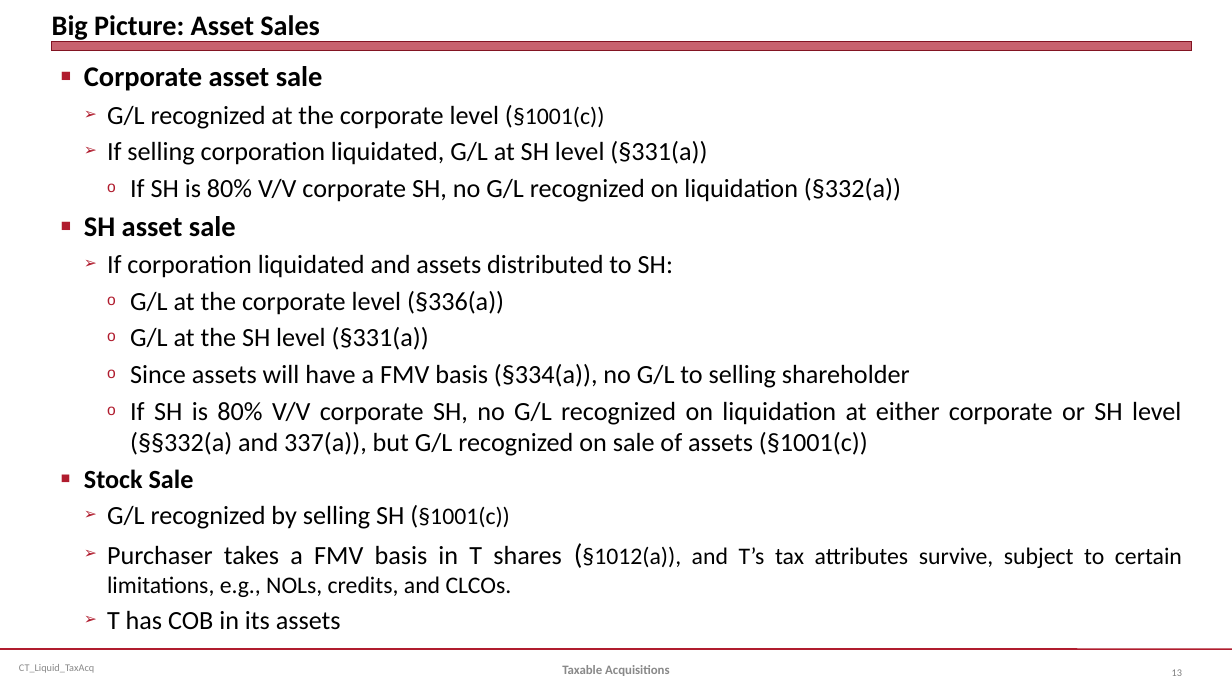
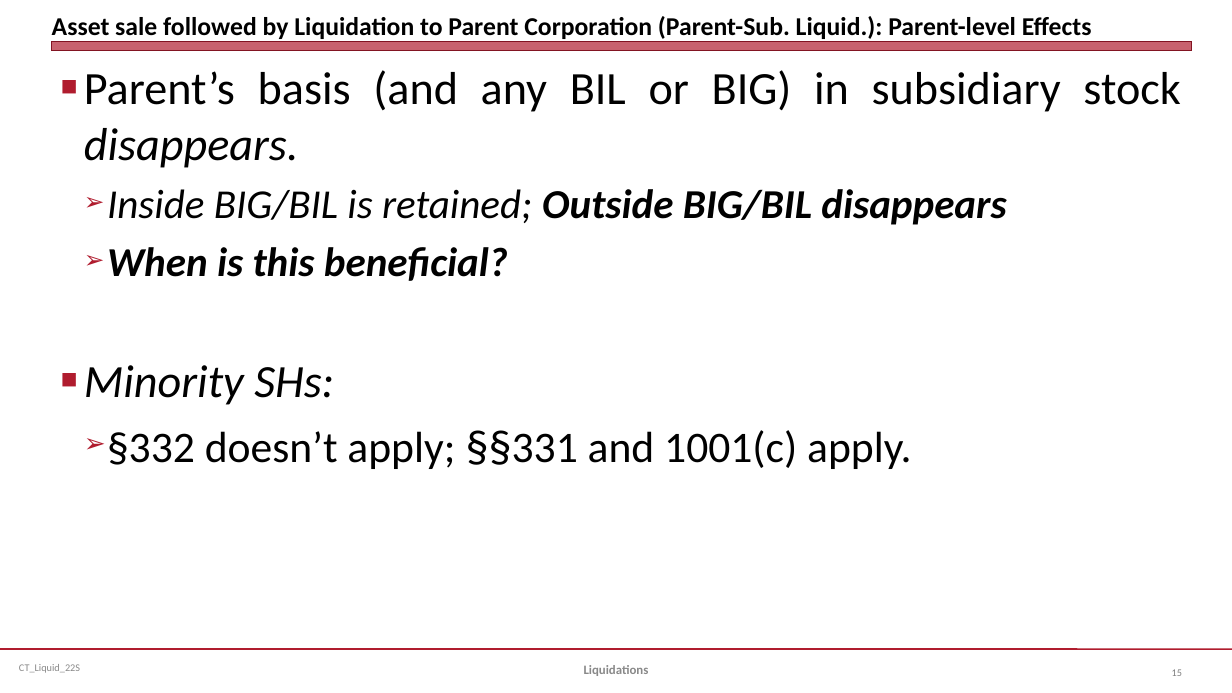
Before and after one commit to jmc877/Corporate-Tax, a slide deck: slide 15 of slides/CT_Liquid_22S.pptx (slide 13 before the commit). Drawn at 1232x693 pixels with LibreOffice and Linux fonts; fonts in the diff are those of the drawing. Boxes give left, top, right and bottom in pixels: in the first picture for what was removed or moved away, otherwise in the second. Text is boxed around its words. In the diff, an @@ line names an element or a change of style, - is before the commit and + after.

```diff
--- a/slides/CT_Liquid_22S.pptx
+++ b/slides/CT_Liquid_22S.pptx
@@ title at (52,16,1092,39): text changed; size 22 to 20 pt @@
-Big Picture: Asset Sales
+Asset sale followed by Liquidation to Parent Corporation (Parent-Sub. Liquid.): Parent-level Effects
@@ text at (84,70,1180,469): text changed; size 20.4 to 36 pt; italic on @@
-■ Corporate asset sale
-  ➢ G/L recognized at the corporate level (§1001(c))
-  ➢ If selling corporation liquidated, G/L at SH level (§331(a))
-    o If SH is 80% V/V corporate SH, no G/L recognized on liquidation (§332(a))
-■ SH asset sale
-  ➢ If corporation liquidated and assets distributed to SH:
-    o G/L at the corporate level (§336(a))
-    o G/L at the SH level (§331(a))
-    o Since assets will have a FMV basis (§334(a)), no G/L to selling shareholder
-    o If SH is 80% V/V corporate SH, no G/L recognized on liquidation at either corporate or SH level (§§332(a) and 337(a)), but G/L recognized on sale of assets (§1001(c))
-■ Stock Sale
-  ➢ G/L recognized by selling SH (§1001(c))
-  ➢ Purchaser takes a FMV basis in T shares (§1012(a)), and T’s tax attributes survive, subject to certain limitations, e.g., NOLs, credits, and CLCOs.
-  ➢ T has COB in its assets
+■ Parent’s basis (and any BIL or BIG) in subsidiary stock disappears.
+  ➢ Inside BIG/BIL is retained; Outside BIG/BIL disappears
+  ➢ When is this beneficial?
+■ Minority SHs:
+  ➢ §332 doesn’t apply; §§331 and 1001(c) apply.
@@ text at (19,664,80,673): text changed @@
-CT_Liquid_TaxAcq
+CT_Liquid_22S
@@ text at (584,665,649,676): text changed @@
-Taxable Acquisitions
+Liquidations
```
Also in this commit, not shown: 14 other slides changed, 4 slides added, 16 slides removed, 2 other files.
